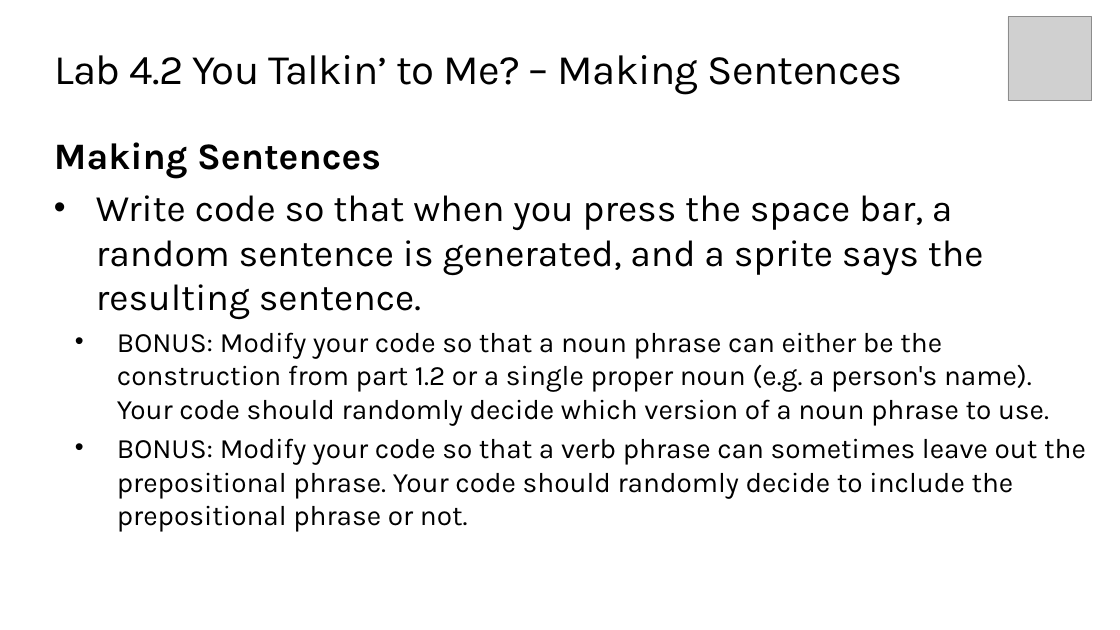
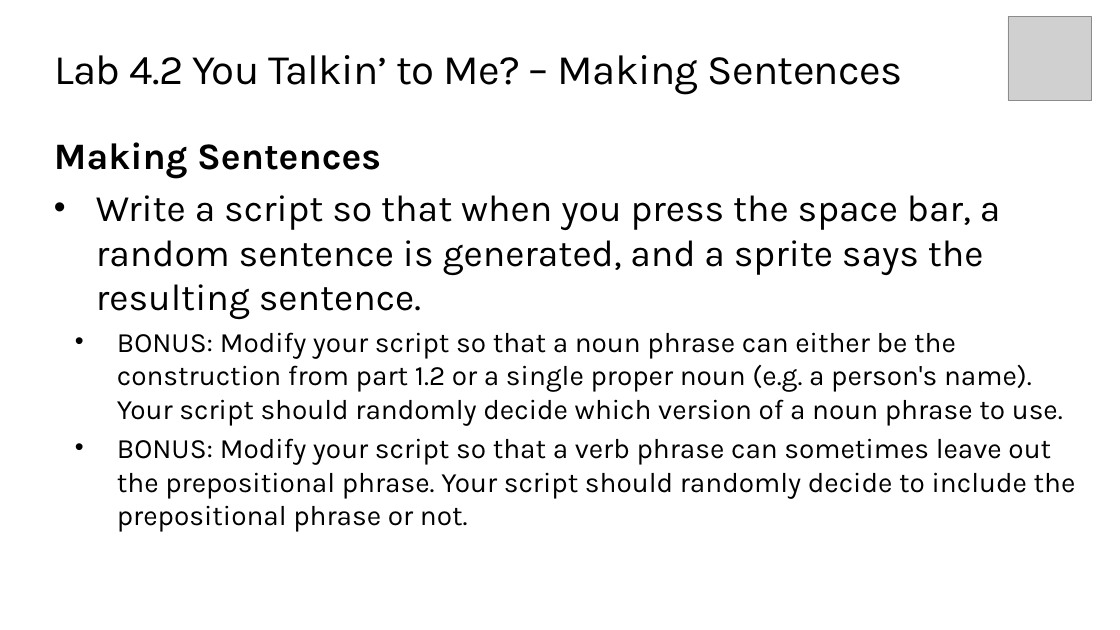
Before and after one commit to TEALSK12/introduction-to-computer-science, a slide deck: slide 10 of slidedecks/TEALS SNAP 4.2.pptx. Drawn at 1120x630 pixels with LibreOffice and Linux fonts; fonts in the diff are those of the drawing; grey boxes stand for pictures; background and template pictures are left out. Boxes give left, top, right and bottom in pixels: in the first picture for what was removed or moved away, otherwise in the second. Text is boxed around its words. In the diff, an @@ line names an element or a change of style, - is before the commit and + after.

```diff
--- a/slidedecks/TEALS SNAP 4.2.pptx
+++ b/slidedecks/TEALS SNAP 4.2.pptx
@@ text at bbox=[96, 195, 1076, 532]: text changed @@
-• Write code so that when you press the space bar, a random sentence is generated, and a sprite says the resulting sentence.
-  • BONUS: Modify your code so that a noun phrase can either be the construction from part 1.2 or a single proper noun (e.g. a person's name). Your code should randomly decide which version of a noun phrase to use.
-  • BONUS: Modify your code so that a verb phrase can sometimes leave out the prepositional phrase. Your code should randomly decide to include the prepositional phrase or not.
+• Write a script so that when you press the space bar, a random sentence is generated, and a sprite says the resulting sentence.
+  • BONUS: Modify your script so that a noun phrase can either be the construction from part 1.2 or a single proper noun (e.g. a person's name). Your script should randomly decide which version of a noun phrase to use.
+  • BONUS: Modify your script so that a verb phrase can sometimes leave out the prepositional phrase. Your script should randomly decide to include the prepositional phrase or not.
```
Also in this commit, not shown: 2 other slides changed, 1 slide added, 1 other file.
